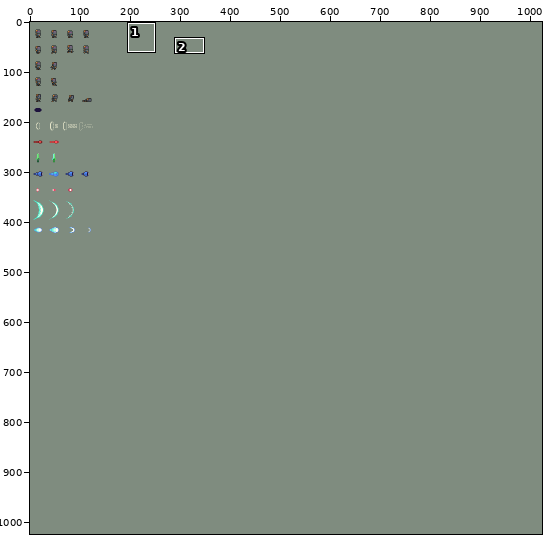
Pixel-art file -- game/code/assets/art/sprites/aseprite/Sprite-full.aseprite. The first picture is a wide view before the edit; the outline marks the close-up.
Close-up. Before the commit:
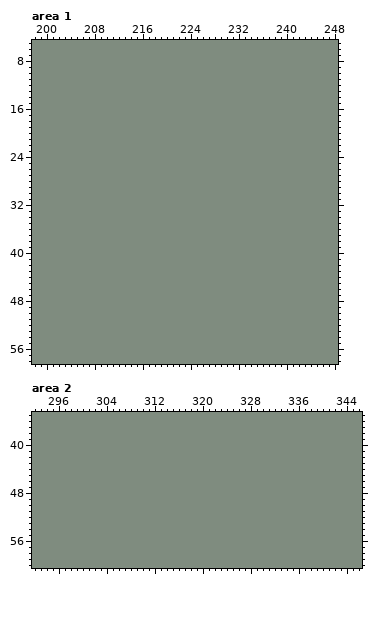
1024x1024 pixels, 1 frame. Shown: area 1: x 198..248, y 5..58; area 2: x 292..346, y 35..60. The commit also changed other parts of the picture, which this record leaves out.
After the commit:
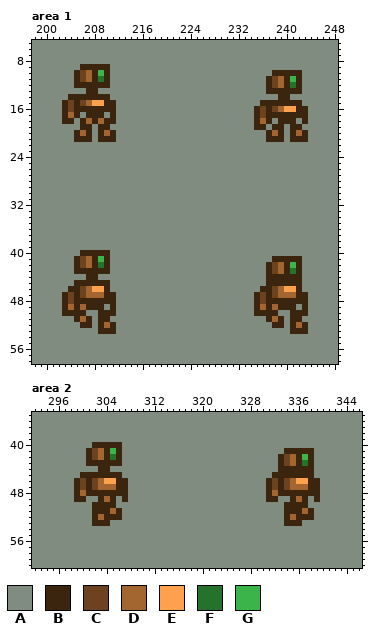
Palette (. is transparent): A #7f8c7f  B #3c250f  C #6d431f  D #a46630  E #ffa04d  F #25722c  G #3bb44a
The exact change:
Area 1, layer "prototipo":
y 9: x 206..210 AAAAA -> BBBBB
y 10: x 205..210 AAAAAA -> BCDBGB; x 238..242 AAAAA -> BBBBB
y 11: x 205..210 AAAAAA -> BCDBFB; x 237..242 AAAAAA -> BCDBGB
y 12: x 205..210 AAAAAA -> BBBBBB; x 237..242 AAAAAA -> BCDBFB
y 13: x 207..208 AA -> BB; x 237..242 AAAAAA -> BBBBBB
y 14: x 204..210 AAAAAAA -> BBBBBBB; x 239..240 AA -> BB
y 15: x 203..211 AAAAAAAAA -> BCBCDEEBB; x 236..242 AAAAAAA -> BBBBBBB
y 16: x 203..211 AAAAAAAAA -> BCBBBBBBB; x 235..243 AAAAAAAAA -> BCBCDEEBB
y 17: x 203..205 AAA -> BDB; x 207..209 AAA -> BBB; x 211 A -> B; x 235..243 AAAAAAAAA -> BCBBBBBBB
y 18: x 203..204 AA -> BB; x 206..211 AAAAAA -> BDBDBB; x 235..237 AAA -> BDB; x 239..241 AAA -> BBB; x 243 A -> B
y 19: x 206..207 AA -> BB; x 209..210 AA -> BB; x 235..236 AA -> BB; x 238..239 AA -> BB; x 241..242 AA -> BB
y 20: x 205..207 AAA -> BDB; x 209..211 AAA -> BDB; x 237..239 AAA -> BDB; x 241..243 AAA -> BDB
y 21: x 205..207 AAA -> BBB; x 209..211 AAA -> BBB; x 237..239 AAA -> BBB; x 241..243 AAA -> BBB
y 40: x 206..210 AAAAA -> BBBBB
y 41: x 205..210 AAAAAA -> BCDBGB; x 238..242 AAAAA -> BBBBB
y 42: x 205..210 AAAAAA -> BCDBFB; x 237..242 AAAAAA -> BCDBGB
y 43: x 205..210 AAAAAA -> BBBBBB; x 237..242 AAAAAA -> BCDBFB
y 44: x 207..208 AA -> BB; x 237..242 AAAAAA -> BBBBBB
y 45: x 205..210 AAAAAA -> BBBBBB; x 237..242 AAAAAA -> BBBBBB
y 46: x 204..210 AAAAAAA -> BBCDEEB; x 236..242 AAAAAAA -> BBCDEEB
y 47: x 203..211 AAAAAAAAA -> BCBCDDDBB; x 235..243 AAAAAAAAA -> BCBCDDDBB
y 48: x 203..211 AAAAAAAAA -> BCBBBBBBB; x 235..243 AAAAAAAAA -> BCBBBBBBB
y 49: x 203..209 AAAAAAA -> BDBDBBB; x 211 A -> B; x 235..241 AAAAAAA -> BDBDBBB; x 243 A -> B
y 50: x 203..206 AAAA -> BBBB; x 209..211 AAA -> BBB; x 235..238 AAAA -> BBBB; x 241..243 AAA -> BBB
y 51: x 205..207 AAA -> BDB; x 209..210 AA -> BB; x 237..239 AAA -> BDB; x 241..242 AA -> BB
y 52: x 206..207 AA -> BB; x 209..211 AAA -> BDB; x 238..239 AA -> BB; x 241..243 AAA -> BDB
y 53: x 209..211 AAA -> BBB; x 241..243 AAA -> BBB
Area 2, layer "prototipo":
y 40: x 302..306 AAAAA -> BBBBB
y 41: x 301..306 AAAAAA -> BCDBGB; x 334..338 AAAAA -> BBBBB
y 42: x 301..306 AAAAAA -> BCDBFB; x 333..338 AAAAAA -> BCDBGB
y 43: x 301..306 AAAAAA -> BBBBBB; x 333..338 AAAAAA -> BCDBFB
y 44: x 303..304 AA -> BB; x 333..338 AAAAAA -> BBBBBB
y 45: x 300..306 AAAAAAA -> BBBBBBB; x 332..338 AAAAAAA -> BBBBBBB
y 46: x 299..307 AAAAAAAAA -> BCBCDEEBB; x 331..339 AAAAAAAAA -> BCBCDEEBB
y 47: x 299..307 AAAAAAAAA -> BCBCDDDBB; x 331..339 AAAAAAAAA -> BCBCDDDBB
y 48: x 299..307 AAAAAAAAA -> BDBBBBBBB; x 331..339 AAAAAAAAA -> BDBBBBBBB
y 49: x 299..300 AA -> BB; x 303..305 AAA -> BDB; x 307 A -> B; x 331..332 AA -> BB; x 335..337 AAA -> BDB; x 339 A -> B
y 50: x 302..305 AAAA -> BBBB; x 334..337 AAAA -> BBBB
y 51: x 302..306 AAAAA -> BBBDB; x 334..338 AAAAA -> BBBDB
y 52: x 302..306 AAAAA -> BDBBB; x 334..338 AAAAA -> BDBBB
y 53: x 302..304 AAA -> BBB; x 334..336 AAA -> BBB
Pixel boxes of the changes (left, top, right, bottom) in both close-ups:
changed: (62, 64, 116, 142)
changed: (254, 70, 308, 142)
changed: (62, 250, 116, 334)
changed: (254, 256, 308, 334)
changed: (74, 442, 128, 526)
changed: (266, 448, 320, 526)
